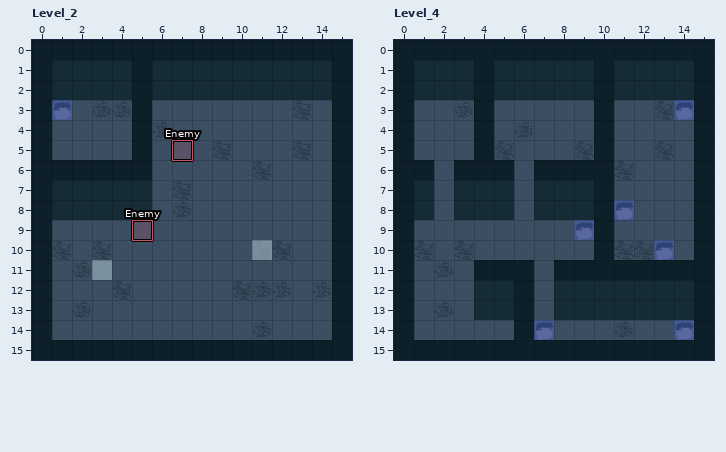
Level history. LDtk project: assets/maps/ld-48.ldtk. Above: the version before the commit.
Cells are 32x32 px. Shown: Level_2 x 0..15, y 0..15; Level_4 x 0..15, y 0..15.
Once edited:
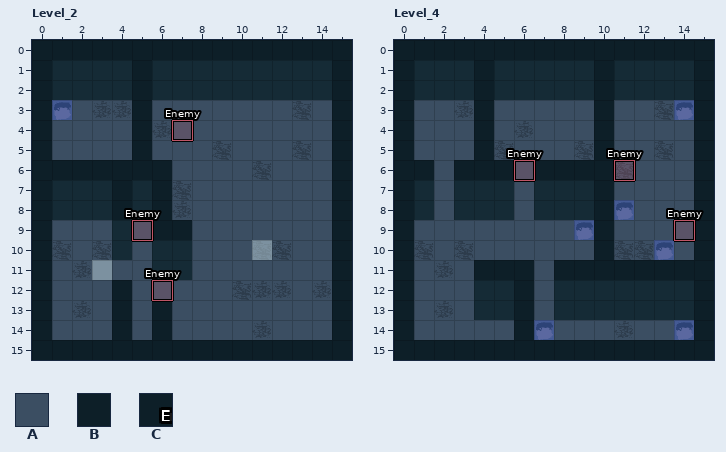
Key: from "FloorAuto": A 1 "Floor", B 3 "Wall", C 9 "backkwall".
_ is an empty cell.
Objects are placed by their top-left corner, in cells (3,4 is the top-left corner of cell 3,4); size is 1x1 cell unless given.
Diff:
Layer "FloorAuto", Level_2:
y 6..8: x 6 A -> B
y 9: x 4 A -> C; x 6..7 AA -> BB
y 10: x 4 A -> C; x 6..7 AA -> CC
y 11: x 6..7 AA -> CC
y 12: x 4 A -> B
y 13..14: x 4 A -> B; x 6 A -> B
Layer "Entities", Level_2:
changed: "Enemy" rectangle at 7,5 -> "Enemy" rectangle at 7,4
added: "Enemy" rectangle at 6,12
Layer "Entities", Level_4:
added: "Enemy" rectangle at 6,6
added: "Enemy" rectangle at 11,6
added: "Enemy" rectangle at 14,9
